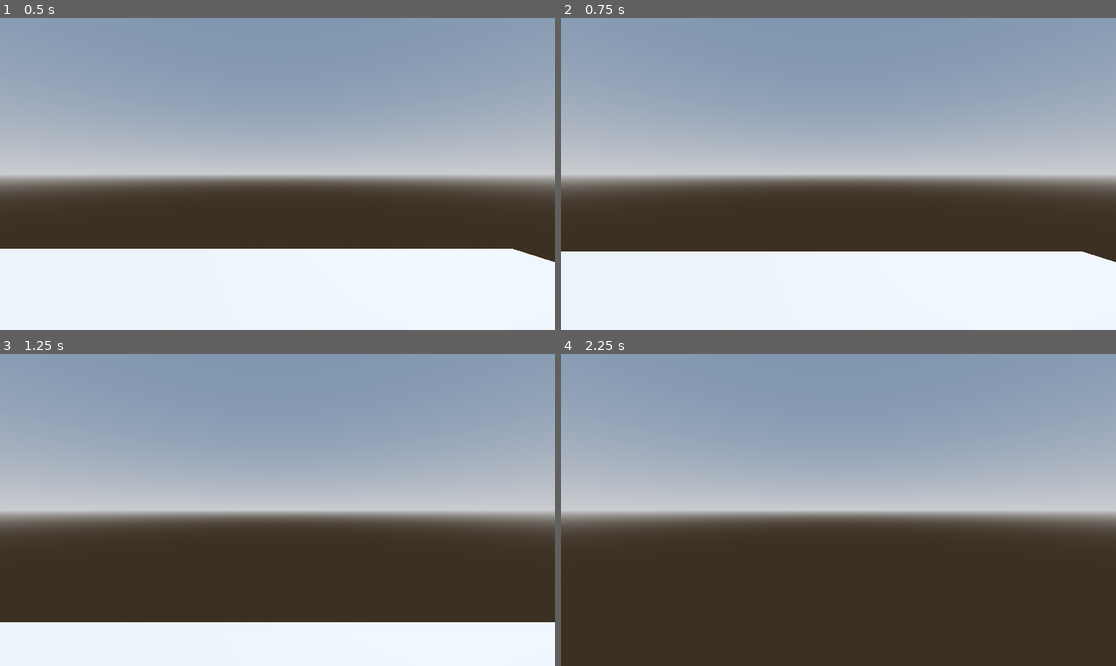
Above: before the commit, frames 1-4 (two rows, left to right).
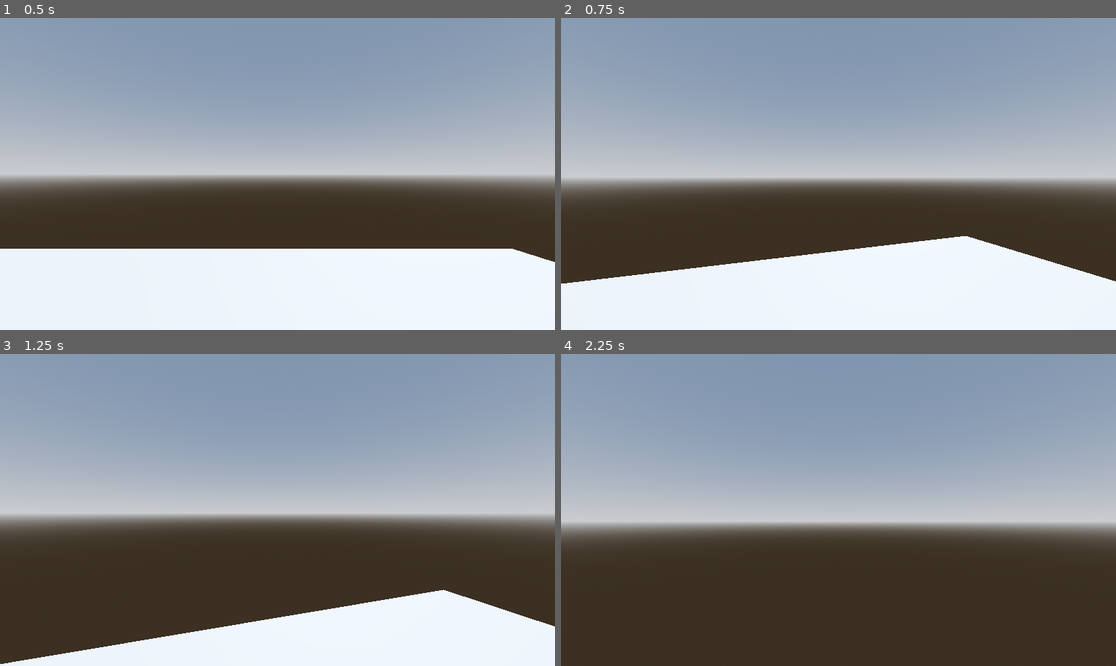
Above: after the commit, the same moments.

Repository: x64bitMango/cosmolith
Game: Godot game, scene res://home.tscn
The game is run twice, just before and just after one commit, with the same random seed, the same clock (stepped at 60 frames per second) and the same inputs. The project has no main scene, so this scene is started directly.
Inputs (mouse positions are in pixels of both pictures, inside the frame that each line leads up to):
- Up to frame 1 (0.5 s): no input
- Up to frame 2 (0.75 s): tap Enter at 0.5 s; move the mouse to (866, 174) at 0.52 s; hold W (move_forward) from 0.53 s (still down)
- Up to frame 3 (1.25 s): keep holding W (move_forward)
- Up to frame 4 (2.25 s): keep holding W (move_forward); move the mouse to (810, 510) at 1.27 s; move the mouse to (849, 503) at 2.02 s

Frame 1 is identical in both runs. In frame 2, 6.9% of the frame differs, in the area x 0-100%, y 50-86%; in frame 3, 8.5%, in the area x 0-100%, y 50-100%; in frame 4, 7.7%.

Commit message:
Add files via upload

Diff:
--- a/memory-fault/home.tscn
+++ b/memory-fault/home.tscn
@@ -43,5 +43,9 @@
 transform = Transform3D(1, 0, 0, 0, 1, 0, 0, 0, 1, 0.425619, 1.13811, -1.12514)
 linear_damp = 3.0
 
-[node name="Camera3D" type="Camera3D" parent="Player"]
+[node name="Yaw" type="Node3D" parent="Player"]
+
+[node name="Pitch" type="Node3D" parent="Player/Yaw"]
+
+[node name="Camera3D" type="Camera3D" parent="Player/Yaw/Pitch"]
 transform = Transform3D(1, 0, 0, 0, 1, 0, 0, 0, 1, 0, 0.486652, 0.068918)
--- a/memory-fault/player.gd
+++ b/memory-fault/player.gd
@@ -1,29 +1,37 @@
 extends RigidBody3D
 
-var mouse_sensitivity := 0.001
-var twist_input := 0.0
-var pitch_input := 0.0
+var mouse_sensitivity := 0.005
+var pitch_limit := deg_to_rad(89.0) # prevent flipping
+var pitch := 0.0
+
+@onready var yaw_node: Node3D = $Yaw
+@onready var pitch_node: Node3D = $Yaw/Pitch
 
 func _ready() -> void:
 	Input.set_mouse_mode(Input.MOUSE_MODE_CAPTURED)
-	pass
 
 
-#called every frame, delta is the elapsed time since the previous frame
 func _process(delta: float) -> void:
+	# Movement input
 	var input := Vector3.ZERO
 	input.x = Input.get_axis("move_left", "move_right")
 	input.z = Input.get_axis("move_forward", "move_back")
 
-	apply_central_force(input * 1200.0 * delta)
+	# Transform direction to local basis
+	var direction = (yaw_node.transform.basis * input).normalized()
+	apply_central_force(direction * 1200.0 * delta)
 
+	# Escape to show mouse
 	if Input.is_action_just_pressed("ui_cancel"):
 		Input.set_mouse_mode(Input.MOUSE_MODE_VISIBLE)
-
-	# https://www.youtube.com/watch?v=sVsn9NqpVhg I'm at 38 minutes
 
 func _unhandled_input(event: InputEvent) -> void:
 	if event is InputEventMouseMotion:
 		if Input.get_mouse_mode() == Input.MOUSE_MODE_CAPTURED:
-			twist_input = - event.relative.x * mouse_sensitivity
-			pitch_input = - event.relative.y * mouse_sensitivity
+			# Yaw (left/right)
+			yaw_node.rotate_y(-event.relative.x * mouse_sensitivity)
+
+			# Pitch (up/down)
+			pitch -= event.relative.y * mouse_sensitivity
+			pitch = clamp(pitch, -pitch_limit, pitch_limit)
+			pitch_node.rotation.x = pitch
